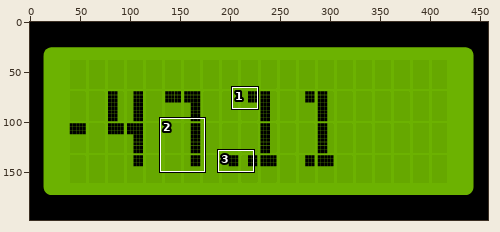
One commit to this sprite sheet: pictures/2x3_2x.png. Above, an overview of the earlier version with the close-up marked.
Close-up. The starting point:
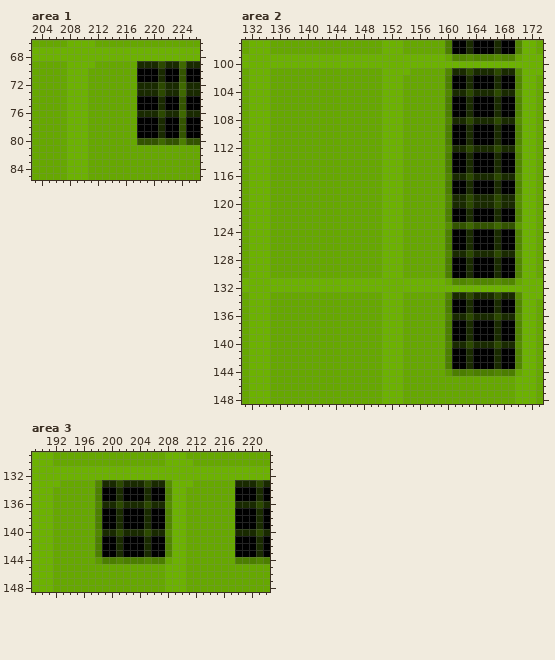
The file is 458x198 pixels. Colours within 5 levels of each other are drawn and written as one. Shown: area 1: x 203..226, y 66..85; area 2: x 131..173, y 97..148; area 3: x 189..222, y 129..148. The commit also changed other parts of the picture, which this record leaves out.
Now the later version:
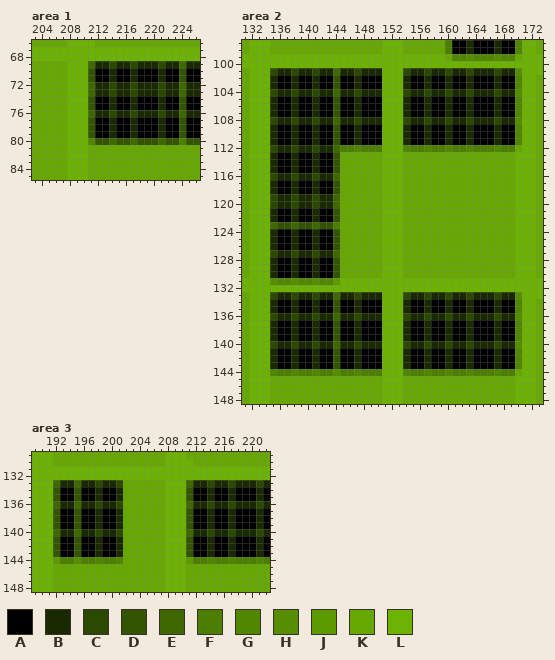
Palette (. is transparent): A #000000  B #192a00  C #2c4900  D #335400  E #3f6900  F #4c7e00  G #518600  H #568e00  J #5d9a00  K #66a800  L #6cb201
What changed:
Changed rows in their new state; - is an unchanged pixel.
Area 1:
first column x 211:
69 EBBCBBC
70 DAABAAB
71 DAABAAB
72 EBBCBBC
73 EBBCBBC
74 DAABAAB
75 DAABAAB
76 EBBCBBC
77 DAABAAB
78 DAABAAB
79 DAABAAB
80 GDDEDDE
Area 2:
first column x 135:
101 CBBCBBCBBEBBCBBB---CBBCBBC----------
102 BAABAABAADAABAAA---BAABAAB----------
103 BAABAABAADAABAAA---BAABAAB----------
104 CBBCBBCBBEBBCBBB---CBBCBBC----------
105 BAABAABAADAABAAA---BAABAAB----------
106 BAABAABAADAABAAA---BAABAAB----------
107 BAABAABAADAABAAA---BAABAAB----------
108 CBBCBBCBBEBBCBBB---CBBCBBC----------
109 BAABAABAADAABAAA---BAABAAB----------
110 BAABAABAADAABAAA---BAABAAB----------
111 BAABAABAADAABAAA---BAABAAB----------
112 CBBCBBCBBEFFGFFF---GFFGFF-FFGFFFGFFK
113 BAABAABAAD---------------KKKKKKKKKKL
114 BAABAABAAD---------------KKKKKKKKKKL
115 BAABAABAAD---------------KKKKKKKKKKL
116 CBBCBBCBBE---------------KKKKKKKKKKL
117 BAABAABAAD---------------KKKKKKKKKKL
118 BAABAABAAD---------------KKKKKKKKKKL
119 CBBCBBCBBE---------------KKKKKKKKKKL
120 CBBCBBCBBE---------------KKKKKKKKKKL
121 BAABAABAAD---------------KKKKKKKKKKL
122 BAABAABAAD---------------KKKKKKKKKKL
123 EDDEDDEDDF---------------KKKKKKKKKKL
124 BAABAABAAD---------------KKKKKKKKKKL
125 BAABAABAAD---------------KKKKKKKKKKL
126 BAABAABAAD---------------KKKKKKKKKKL
127 CBBCBBCBBE---------------KKKKKKKKKKL
128 BAABAABAAD---------------KKKKKKKKKKL
129 BAABAABAAD---------------KKKKKKKKKKL
130 BAABAABAAD---------------KKKKKKKKKKL
131 HGGHGGHGGJ---------------LLLLLLLLLLL
133 CBBCBBCBBEBBCBBB---CBBCBBC----------
134 BAABAABAADAABAAA---BAABAAB----------
135 BAABAABAADAABAAA---BAABAAB----------
136 CBBCBBCBBEBBCBBB---CBBCBBC----------
137 BAABAABAADAABAAA---BAABAAB----------
138 BAABAABAADAABAAA---BAABAAB----------
139 BAABAABAADAABAAA---BAABAAB----------
140 CBBCBBCBBEBBCBBB---CBBCBBC----------
141 BAABAABAADAABAAA---BAABAAB----------
142 BAABAABAADAABAAA---BAABAAB----------
143 BAABAABAADAABAAA---BAABAAB----------
144 GFFGFFGFFHFFGFFF---GFFGFFG----------
Area 3:
first column x 192:
133 EBBEBBC---KKKKKKL--EBBCBBC
134 DAADAAB---KKKKKKL--DAABAAB
135 DAADAAB---KKKKKKL--DAABAAB
136 EBBEBBC---KKKKKKL--EBBCBBC
137 DAADAAB---KKKKKKL--DAABAAB
138 DAADAAB---KKKKKKL--DAABAAB
139 DAADAAB---KKKKKKL--DAABAAB
140 EBBEBBC---KKKKKKL--EBBCBBC
141 DAADAAB---KKKKKKL--DAABAAB
142 DAADAAB---KKKKKKL--DAABAAB
143 DAADAAB---KKKKKKL--DAABAAB
144 JFFHFFG---KKKKKKL--JFFGFFG
